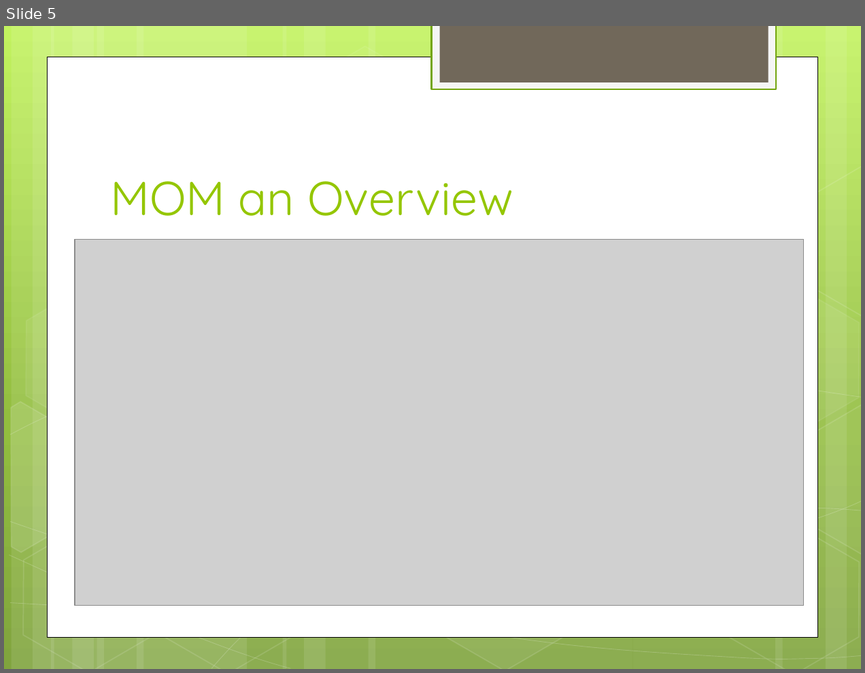
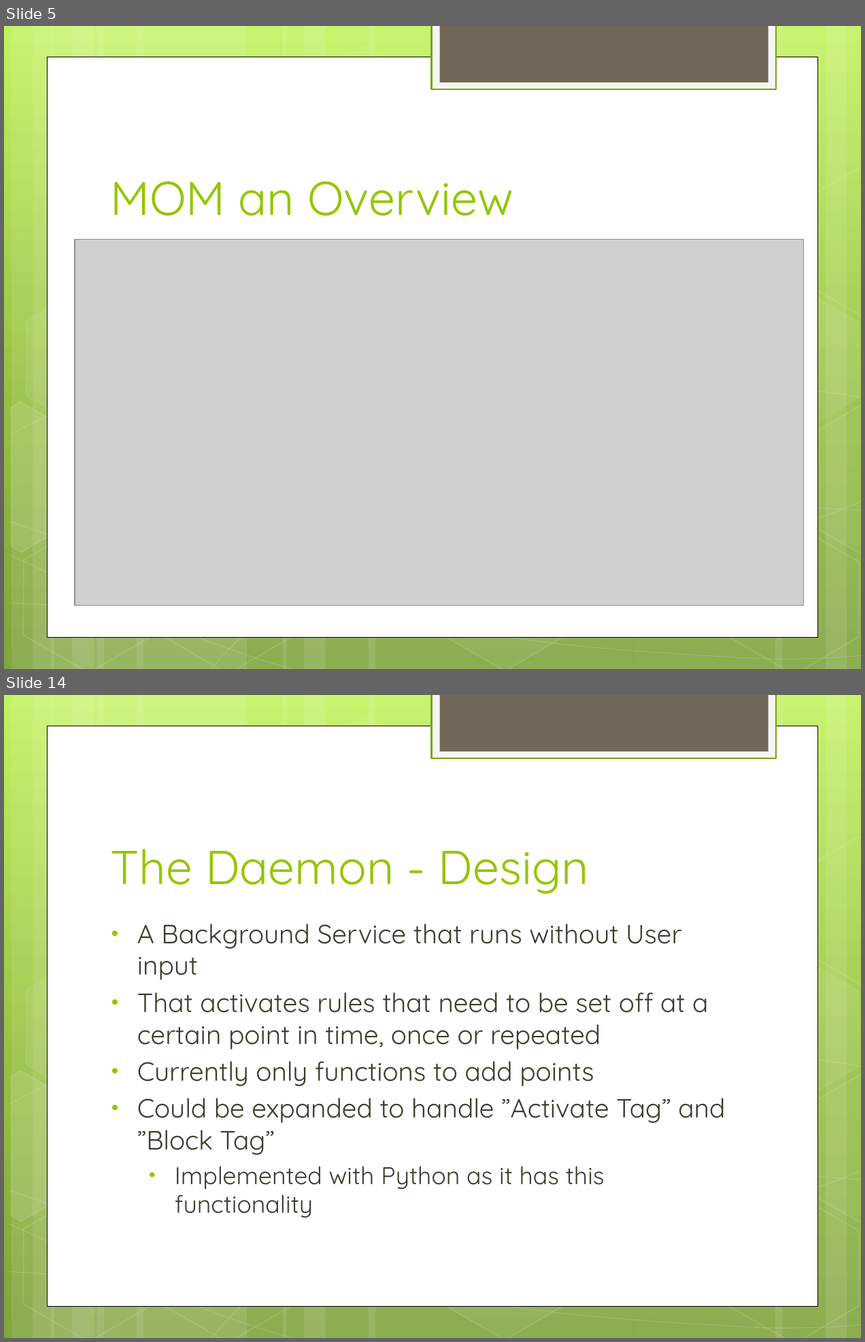
Before and after one commit to Zucka/MOM, a slide deck: other/Presentation-Lars.pptx. Shown one above the other, each under a label of ours: slide 5 before the commit, slides 5 and 14 after it; the slides between them are not shown. The pictures are 865x673 and 865x1342 pixels, drawn with LibreOffice and Linux fonts; fonts in the diff are those of the drawing; grey boxes stand for pictures. Boxes give left, top, right and bottom in pixels: in the first picture for what was removed or moved away, otherwise in the second. Text is boxed around its words. In the diff, an @@ line names an element or a change of style, - is before the commit and + after.

```diff
--- a/other/Presentation-Lars.pptx
+++ b/other/Presentation-Lars.pptx
@@ slide 14 added at <box>4,695,861,1338</box>, background gradient #C3F35F to #93BF3F to #81A53E; not listed: 31 template elements that a slide beside it also shows @@
@@ title added at <box>110,849,589,894</box>, 40 pt, text #94C600 @@
+The Daemon - Design
@@ text added at <box>137,923,725,1217</box>, 22.2 pt, text #3E3D2D @@
+• A Background Service that runs without User input
+• That activates rules that need to be set off at a certain point in time, once or repeated
+• Currently only functions to add points
+• Could be expanded to handle ”Activate Tag” and ”Block Tag”
+  • Implemented with Python as it has this functionality
```
Also in this commit, not shown: 16 other slides added, 3 other files.
